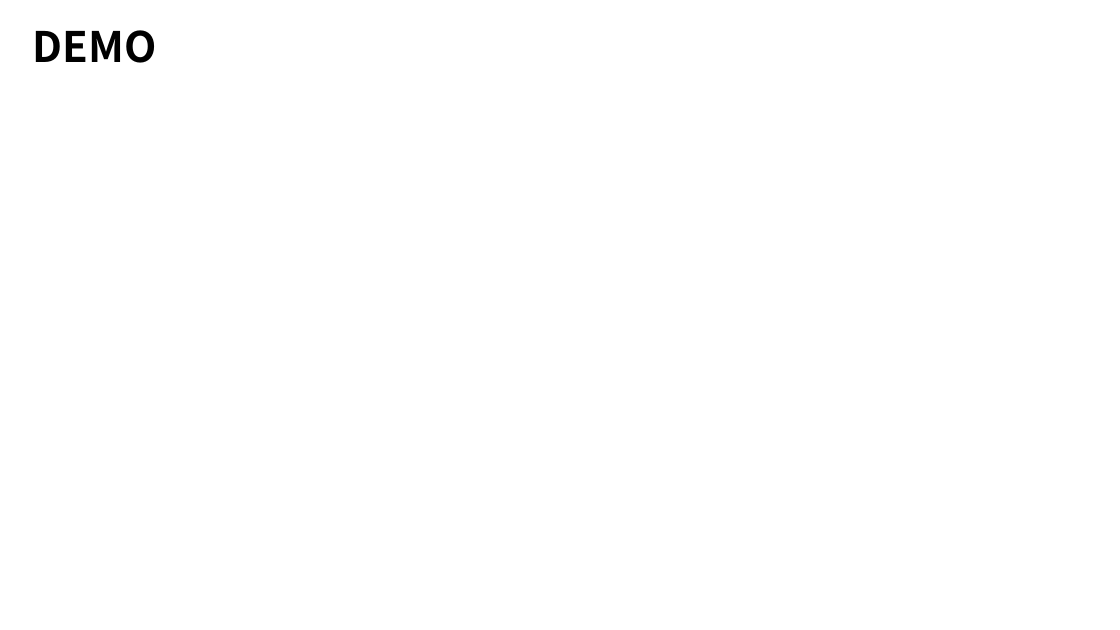
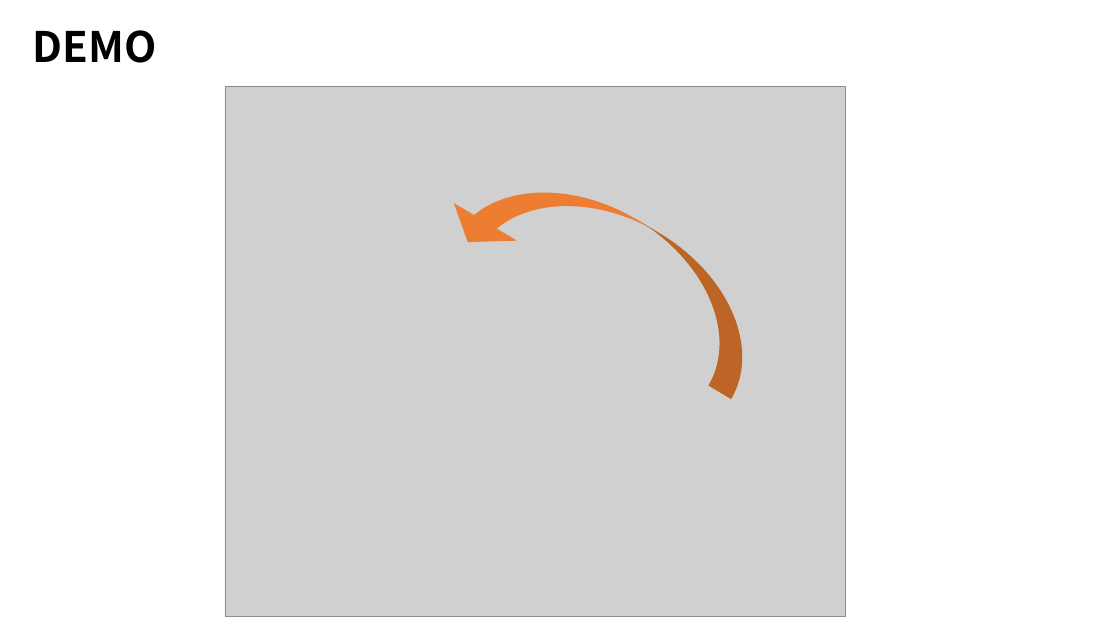
Before and after one commit to snuhci2017/AAA, a slide deck: slide 7 of 발표자료.pptx. Drawn at 1120x630 pixels with LibreOffice and Linux fonts; fonts in the diff are those of the drawing; grey boxes stand for pictures. Boxes give left, top, right and bottom in pixels: in the first picture for what was removed or moved away, otherwise in the second. Text is boxed around its words. In the diff, an @@ line names an element or a change of style, - is before the commit and + after.

Commit message:
presenatation

```diff
--- a/발표자료.pptx
+++ b/발표자료.pptx
@@ picture added at [225,87,846,616] @@
@@ curved left arrow added at [436,132,786,399], fill #ED7D31 @@
```
